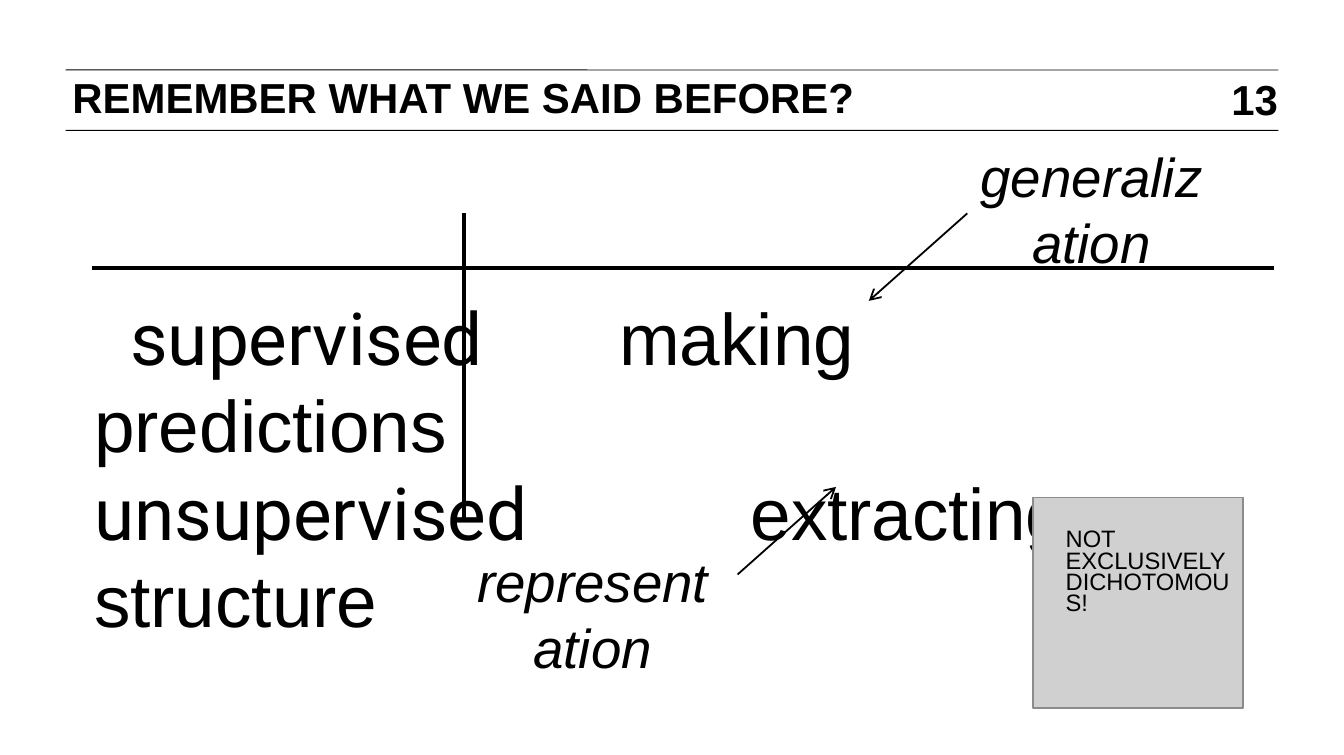
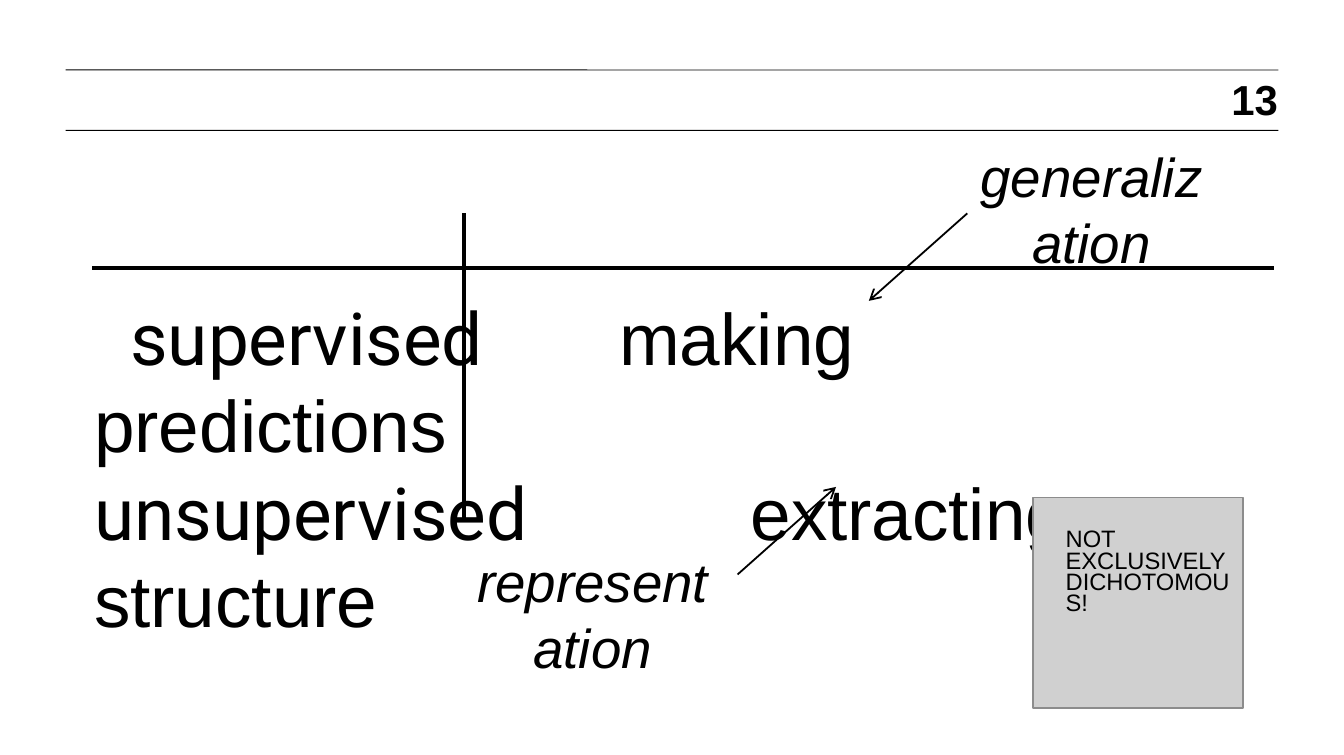
Before and after one commit to ajschumacher/gadsdc, a slide deck: slide 13 of 04-ML_KNN/slides.pptx. Drawn at 1344x755 pixels with LibreOffice and Linux fonts; fonts in the diff are those of the drawing; grey boxes stand for pictures. Boxes give left, top, right and bottom in pixels: in the first picture for what was removed or moved away, otherwise in the second. Text is boxed around its words. In the diff, an @@ line names an element or a change of style, - is before the commit and + after.

```diff
--- a/04-ML_KNN/slides.pptx
+++ b/04-ML_KNN/slides.pptx
@@ text removed at box(72, 83, 854, 114) @@
-REMEMBER WHAT WE SAID BEFORE?
```
Also in this commit, not shown: 2 other slides changed, 5 slides added, 1 slide removed, 1 other file.
